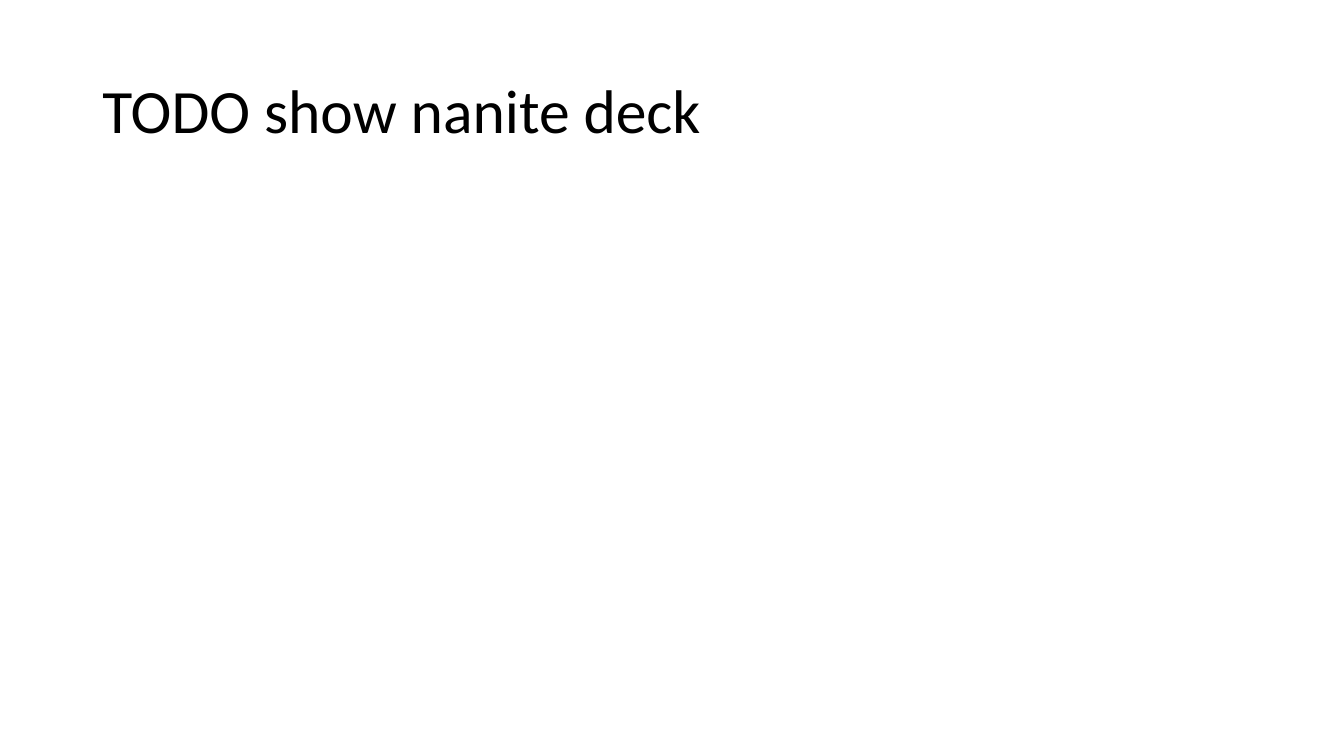
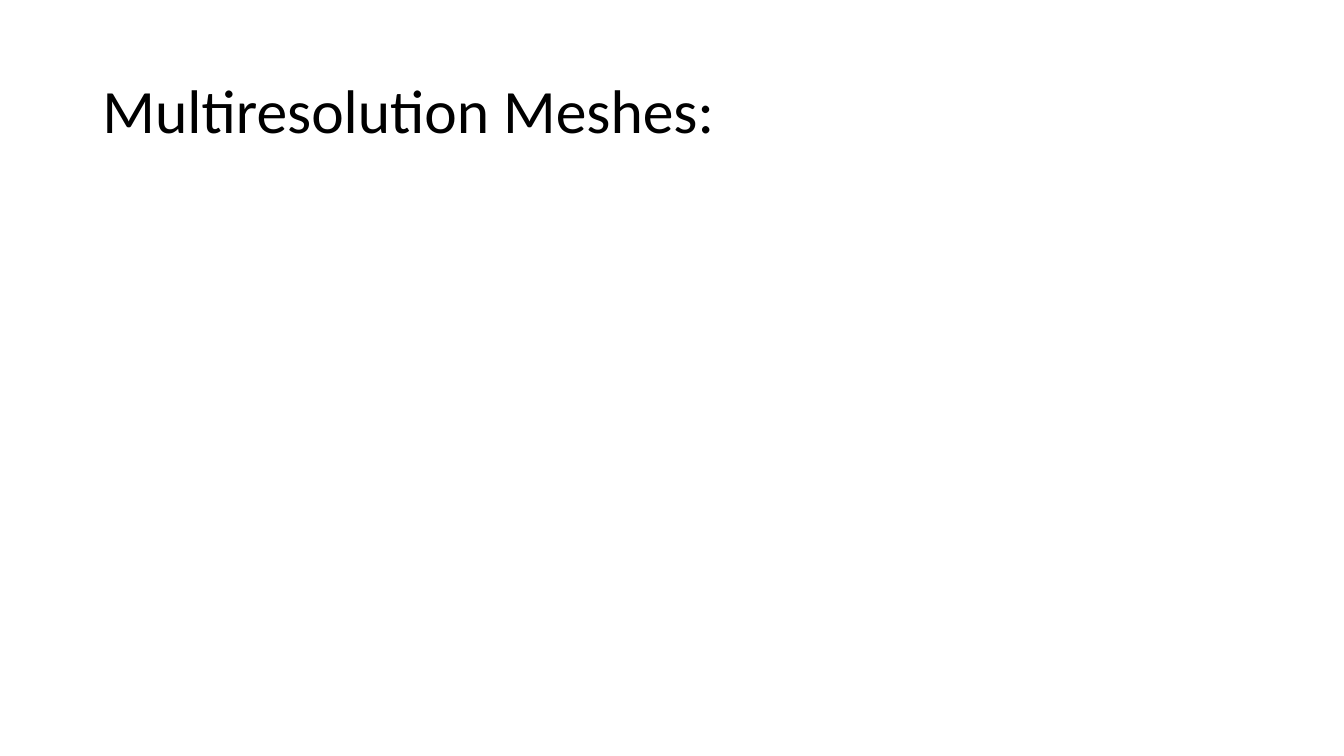
Before and after one commit to harveypekar/3dgraphics, a slide deck: slide 29 of course/3d_slides_w7.pptx. Drawn at 1344x756 pixels with LibreOffice and Linux fonts; fonts in the diff are those of the drawing. Boxes give left, top, right and bottom in pixels: in the first picture for what was removed or moved away, otherwise in the second. Text is boxed around its words. In the diff, an @@ line names an element or a change of style, - is before the commit and + after.

Commit message:
w7 update

```diff
--- a/course/3d_slides_w7.pptx
+++ b/course/3d_slides_w7.pptx
@@ title at bbox=[102, 90, 714, 134]: text changed @@
-TODO show nanite deck
+Multiresolution Meshes:
```
